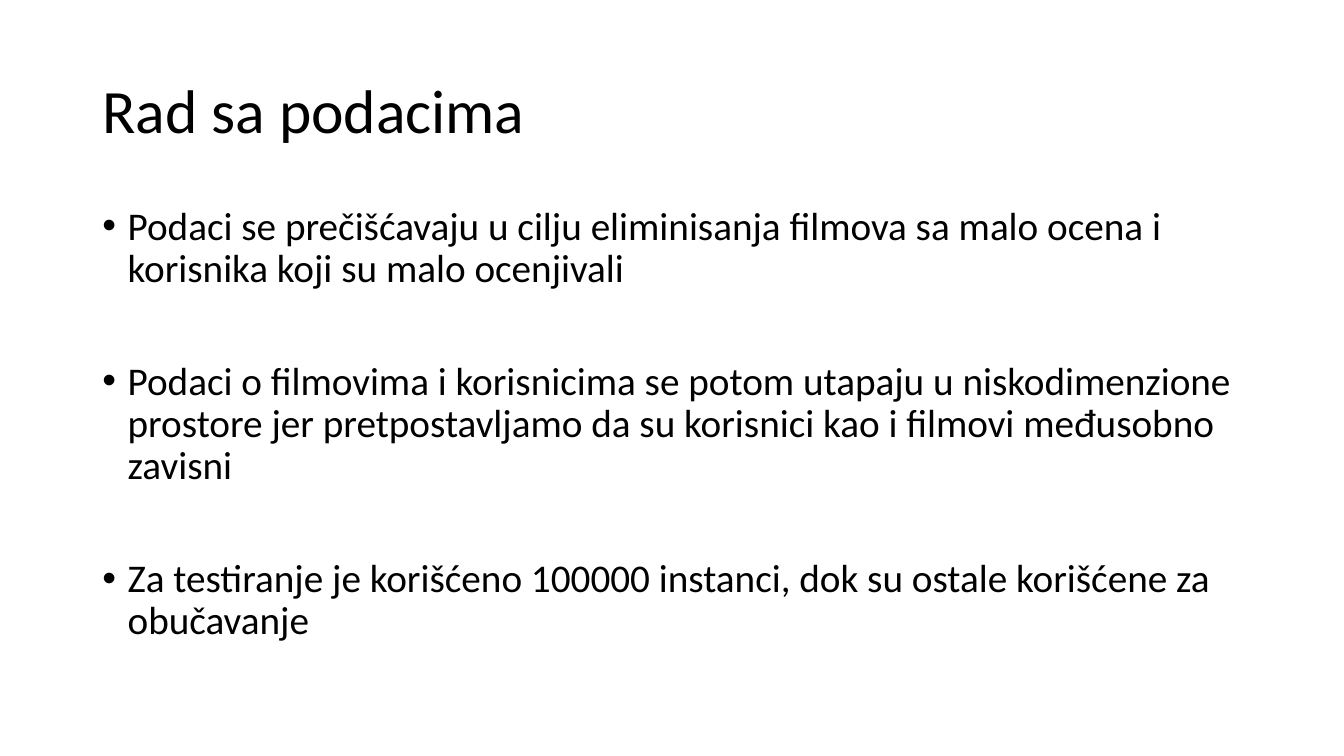
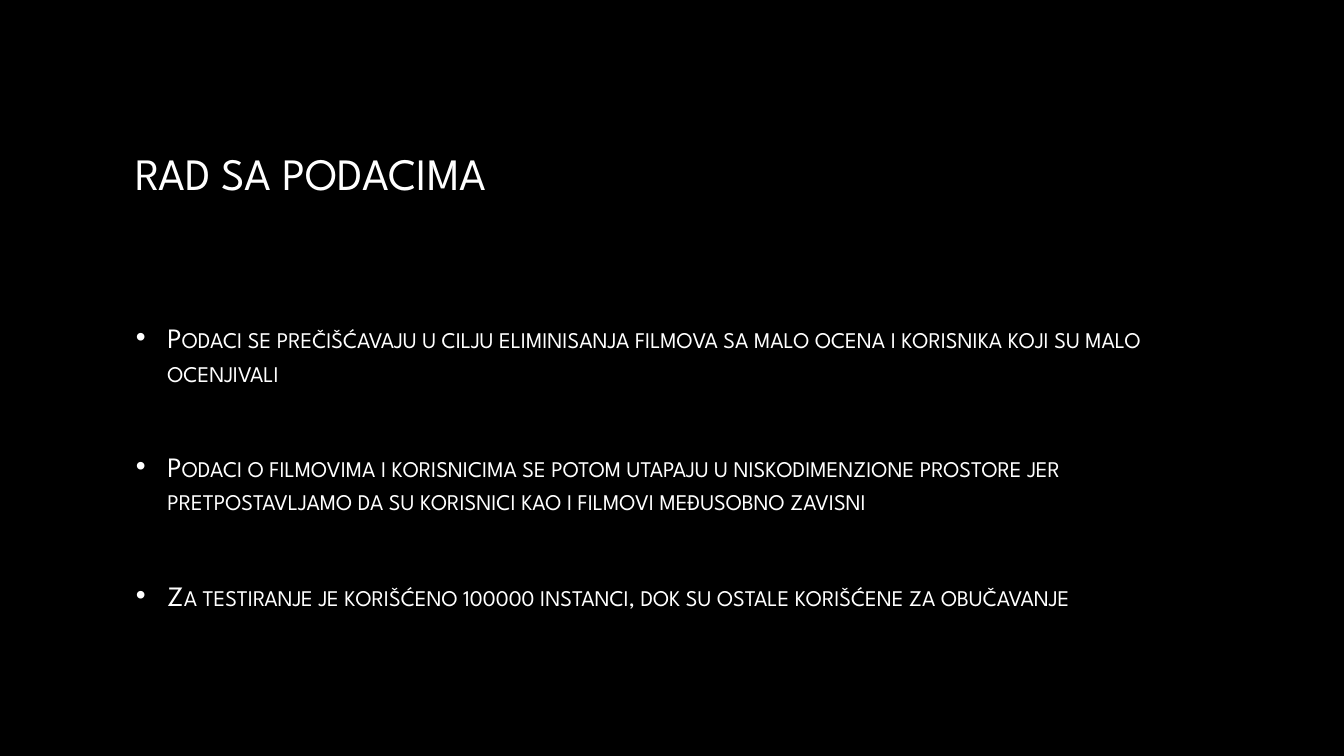
Before and after one commit to wesely1996/mapper_algoritam_sa_Netflix_podatcima, a slide deck: slide 5 of prezentacija.pptx. Drawn at 1344x756 pixels with LibreOffice and Linux fonts; fonts in the diff are those of the drawing; background and template pictures are left out. Boxes give left, top, right and bottom in pixels: in the first picture for what was removed or moved away, otherwise in the second. Text is boxed around its words. In the diff, an @@ line names an element or a change of style, - is before the commit and + after.

```diff
--- a/prezentacija.pptx
+++ b/prezentacija.pptx
@@ background #FFFFFF to picture (left out) @@
@@ title at <box>136,160,487,191</box>: text changed; size 44 to 32 pt; font Calibri to League Spartan; text colour #000000 to gradient #FFFFFF to #A6A6A6 @@
-Rad sa podacima
+RAD SA PODACIMA
@@ text "Podaci se prečišćavaju u cilju ...": place and size @@
-text "Podaci se prečišćavaju u cilju ..." at <box>128,212,1231,641</box>
+text "Podaci se prečišćavaju u cilju ..." at <box>167,329,1140,609</box>
@@ text "Podaci se prečišćavaju u cilju ..." at <box>167,329,1140,609</box>: size 28 to 20 pt, font Calibri to League Spartan, text colour #000000 to gradient #FFFFFF to #BFBFBF, small capitals on; indent changed; line spacing 0.9 to 1; vertical alignment top to middle @@
```
Also in this commit, not shown: 8 other slides changed, 2 slides added, 1 slide removed.
